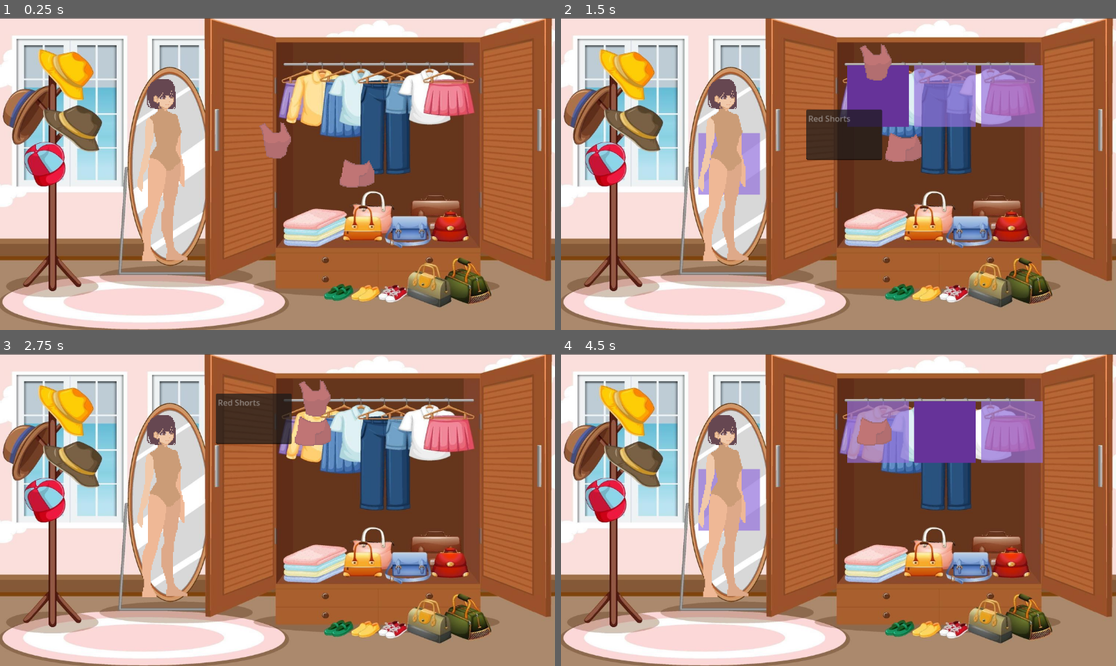
Above: before the commit, frames 1-4 (two rows, left to right).
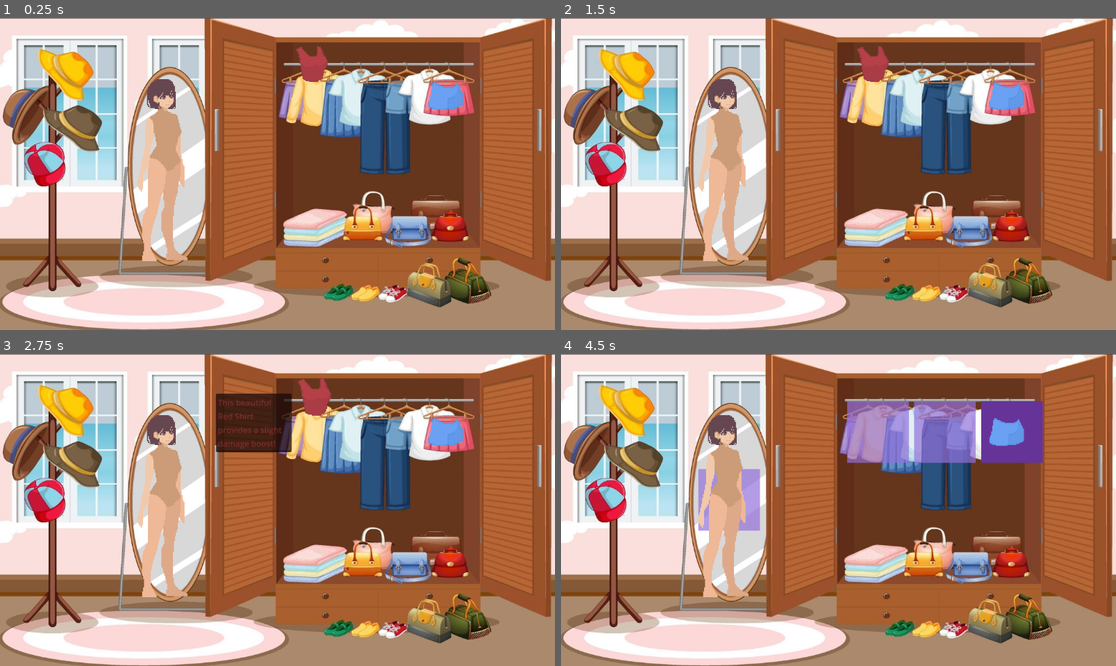
Above: after the commit, the same moments.

Repository: tyler-ross26/Dress-To-Aggress
Game: Godot game, scene res://Scenes/DressUp.tscn
Same seed, same stepped clock (60 frames per second), same inputs: the game is played once before the commit and once after it.
Inputs (mouse positions are in pixels of both pictures, inside the frame that each line leads up to):
- Up to frame 1 (0.25 s): no input
- Up to frame 2 (1.5 s): tap Enter at 0.5 s; drag from (838, 174) to (894, 105) at 0.52 s; drag from (921, 174) to (877, 96) at 1.27 s
- Up to frame 3 (2.75 s): move the mouse to (333, 441) at 2.02 s; tap Space (Space) at 2.1 s; click (333, 441) at 2.17 s
- Up to frame 4 (4.5 s): tap Space (Space) at 2.75, 3.6 s; drag from (810, 572) to (877, 432) at 2.77 s; move the mouse to (1005, 556) at 3.52 s; click (1005, 556) at 3.67 s; tap Enter at 4.25 s; drag from (672, 463) to (877, 432) at 4.27 s

The runs differ from the first frame. In frame 1, 1.7% of the frame differs, in the area x 46-84%, y 8-55%; in frame 2, 10%, in the area x 24-87%, y 8-57%; in frame 3, 2.1%; in frame 4, 4.9%.

Commit message:
changed the wearable resource to include color, and more frames

Diff:
--- /dev/null
+++ b/Assets/Resources/blueShorts.tres
@@ -0,0 +1,40 @@
+[gd_resource type="Resource" script_class="Wearable" load_steps=13 format=3 uid="uid://c4w8betwkiqn6"]
+
+[ext_resource type="Texture2D" uid="uid://d0xs70xxi4iyo" path="res://Assets/Sprites/Clothing Frames/shorts/Idle Frames/IdleShorts0.png" id="1_3wyrq"]
+[ext_resource type="Texture2D" uid="uid://1wdqy8qirfwq" path="res://Assets/Sprites/Clothing Frames/shorts/Idle Frames/IdleShorts1.png" id="2_dql5r"]
+[ext_resource type="Texture2D" uid="uid://bya83yk4rh1ch" path="res://Assets/Sprites/Clothing Frames/shorts/Kick Frames/KickShorts1.png" id="3_80xte"]
+[ext_resource type="Texture2D" uid="uid://dnqn33rtbvtnv" path="res://Assets/Sprites/Clothing Frames/shorts/Kick Frames/KickShorts2.png" id="4_5wgah"]
+[ext_resource type="Texture2D" uid="uid://d4mitgebpydng" path="res://Assets/Sprites/Clothing Frames/shorts/Mirror Frames/FinalizedModelShorts.png" id="5_kng2a"]
+[ext_resource type="Texture2D" uid="uid://ciryr3n1rmcx3" path="res://Assets/Sprites/Clothing Frames/shorts/Punch Frames/PunchShorts1.png" id="6_hjwwy"]
+[ext_resource type="Texture2D" uid="uid://c6uluxe0ri1n2" path="res://Assets/Sprites/Clothing Frames/shorts/Punch Frames/PunchShorts2.png" id="7_xks10"]
+[ext_resource type="Script" uid="uid://0bwef23hrt6j" path="res://Scripts/Wearable.gd" id="8_2lvtc"]
+[ext_resource type="Texture2D" uid="uid://dt0wevvnr3yc5" path="res://Assets/Sprites/Clothing Frames/shorts/Walk Frames/WalkShorts0.png" id="9_mcgf5"]
+[ext_resource type="Texture2D" uid="uid://6k8jn617wuij" path="res://Assets/Sprites/Clothing Frames/shorts/Walk Frames/WalkShorts1.png" id="10_02cr0"]
+[ext_resource type="Texture2D" uid="uid://ba15hnj8q5iv0" path="res://Assets/Sprites/Clothing Frames/shorts/Walk Frames/WalkShorts2.png" id="11_bhbvr"]
+[ext_resource type="Texture2D" uid="uid://chm5wcjr3hyc6" path="res://Assets/Sprites/Clothing Frames/shorts/Walk Frames/WalkShorts3.png" id="12_a5kab"]
+
+[resource]
+script = ExtResource("8_2lvtc")
+ClothingType = "LEGWEAR"
+Rarity = "COMMON"
+attackDamageChange = 0.0
+defenseChange = 0.0
+stylePoints = 0
+styleMultiplier = 0.0
+speedChange = 0.0
+outfitSet = "Basic"
+outfitPattern = "Solid"
+description = "blue Shorts"
+color = Color(0.488366, 0.688831, 0.989314, 1)
+mirrorPose = ExtResource("5_kng2a")
+idlePose0 = ExtResource("1_3wyrq")
+idlePose1 = ExtResource("2_dql5r")
+walkPose0 = ExtResource("9_mcgf5")
+walkPose1 = ExtResource("10_02cr0")
+walkPose2 = ExtResource("11_bhbvr")
+walkPose3 = ExtResource("12_a5kab")
+kickPose0 = ExtResource("3_80xte")
+kickPose1 = ExtResource("4_5wgah")
+punchPose0 = ExtResource("6_hjwwy")
+punchPose1 = ExtResource("7_xks10")
+metadata/_custom_type_script = "uid://0bwef23hrt6j"
--- a/Assets/Resources/redShirt.tres
+++ b/Assets/Resources/redShirt.tres
@@ -1,13 +1,23 @@
-[gd_resource type="Resource" script_class="Wearable" load_steps=3 format=3 uid="uid://c7mkbose27gt7"]
+[gd_resource type="Resource" script_class="Wearable" load_steps=13 format=3 uid="uid://c7mkbose27gt7"]
 
 [ext_resource type="Script" uid="uid://0bwef23hrt6j" path="res://Scripts/Wearable.gd" id="1_nim6y"]
-[ext_resource type="Texture2D" uid="uid://bdjjd5fv1j1e" path="res://Assets/Sprites/FinalizedModelTankTop.png" id="1_qgfuw"]
+[ext_resource type="Texture2D" uid="uid://befe1kgue6m5d" path="res://Assets/Sprites/Clothing Frames/TankTop/Idle Frames/IdleTankTop0.png" id="1_yxoa5"]
+[ext_resource type="Texture2D" uid="uid://c8dedxku14gmt" path="res://Assets/Sprites/Clothing Frames/TankTop/Idle Frames/IdleTankTop1.png" id="2_n2fyi"]
+[ext_resource type="Texture2D" uid="uid://cxv8l604cup7c" path="res://Assets/Sprites/Clothing Frames/TankTop/Kick Frames/KickTankTop1.png" id="3_qqcjm"]
+[ext_resource type="Texture2D" uid="uid://c6fm3kr4h78pm" path="res://Assets/Sprites/Clothing Frames/TankTop/Kick Frames/KickTankTop2.png" id="4_jqm8b"]
+[ext_resource type="Texture2D" uid="uid://bcmoamei1rl4v" path="res://Assets/Sprites/Clothing Frames/TankTop/Punch Frames/PunchTankTop1.png" id="5_jpfla"]
+[ext_resource type="Texture2D" uid="uid://5by10m7sf0jw" path="res://Assets/Sprites/Clothing Frames/TankTop/Mirror Frames/FinalizedModelTankTop.png" id="5_n2fyi"]
+[ext_resource type="Texture2D" uid="uid://ddcp6eyf42nte" path="res://Assets/Sprites/Clothing Frames/TankTop/Punch Frames/PunchTankTop2.png" id="6_20lay"]
+[ext_resource type="Texture2D" uid="uid://cucscdajnr4nq" path="res://Assets/Sprites/Clothing Frames/TankTop/Walk Frames/WalkTankTop0.png" id="8_kuvyb"]
+[ext_resource type="Texture2D" uid="uid://dxepgjv0aomr1" path="res://Assets/Sprites/Clothing Frames/TankTop/Walk Frames/WalkTankTop1.png" id="9_fpc6x"]
+[ext_resource type="Texture2D" uid="uid://d2b4exycwbjvf" path="res://Assets/Sprites/Clothing Frames/TankTop/Walk Frames/WalkTankTop2.png" id="10_bki2l"]
+[ext_resource type="Texture2D" uid="uid://veq4symhd1wh" path="res://Assets/Sprites/Clothing Frames/TankTop/Walk Frames/WalkTankTop3.png" id="11_hxp4p"]
 
 [resource]
 script = ExtResource("1_nim6y")
 ClothingType = "SHIRT"
 Rarity = "COMMON"
-attackDamageChange = 5
+attackDamageChange = 0.0
 defenseChange = 0.0
 stylePoints = 5
 styleMultiplier = 1.0
@@ -15,5 +25,16 @@
 outfitSet = "Basic"
 outfitPattern = "Solid"
 description = "This beautiful Red Shirt provides a slight damage boost!"
-idlePose = ExtResource("1_qgfuw")
+color = Color(0.841055, 0.274343, 0.295563, 1)
+mirrorPose = ExtResource("5_n2fyi")
+idlePose0 = ExtResource("1_yxoa5")
+idlePose1 = ExtResource("2_n2fyi")
+walkPose0 = ExtResource("8_kuvyb")
+walkPose1 = ExtResource("9_fpc6x")
+walkPose2 = ExtResource("10_bki2l")
+walkPose3 = ExtResource("11_hxp4p")
+kickPose0 = ExtResource("3_qqcjm")
+kickPose1 = ExtResource("4_jqm8b")
+punchPose0 = ExtResource("5_jpfla")
+punchPose1 = ExtResource("6_20lay")
 metadata/_custom_type_script = "uid://0bwef23hrt6j"
--- a/Assets/Resources/red_pants.tres
+++ /dev/null
@@ -1,19 +0,0 @@
-[gd_resource type="Resource" script_class="Wearable" load_steps=3 format=3 uid="uid://c4w8betwkiqn6"]
-
-[ext_resource type="Texture2D" uid="uid://cch084ap4rc7h" path="res://Assets/Sprites/FinalizedModelShorts.png" id="1_at7p6"]
-[ext_resource type="Script" uid="uid://0bwef23hrt6j" path="res://Scripts/Wearable.gd" id="1_xjuxa"]
-
-[resource]
-script = ExtResource("1_xjuxa")
-ClothingType = "LEGWEAR"
-Rarity = "COMMON"
-attackDamageChange = 0.0
-defenseChange = 0.0
-stylePoints = 0
-styleMultiplier = 0.0
-speedChange = 0.0
-outfitSet = "Basic"
-outfitPattern = "Solid"
-description = "Red Shorts"
-idlePose = ExtResource("1_at7p6")
-metadata/_custom_type_script = "uid://0bwef23hrt6j"
--- a/Scenes/DressUp.tscn
+++ b/Scenes/DressUp.tscn
@@ -5,7 +5,7 @@
 [ext_resource type="PackedScene" uid="uid://cvacyegnnbes0" path="res://Scenes/object.tscn" id="2_tlwt5"]
 [ext_resource type="PackedScene" uid="uid://cnlqn7i6s4r" path="res://Scenes/platform.tscn" id="3_tlwt5"]
 [ext_resource type="Texture2D" uid="uid://bxsk4wbibm2yg" path="res://Assets/Sprites/Model1.png" id="5_icb47"]
-[ext_resource type="Resource" uid="uid://c4w8betwkiqn6" path="res://Assets/Resources/red_pants.tres" id="6_c28ve"]
+[ext_resource type="Resource" uid="uid://c4w8betwkiqn6" path="res://Assets/Resources/blueShorts.tres" id="6_c28ve"]
 
 [sub_resource type="RectangleShape2D" id="RectangleShape2D_aqk2v"]
 size = Vector2(1151, 52)
@@ -46,21 +46,9 @@
 scale = Vector2(2, 2)
 texture = ExtResource("5_icb47")
 
-[node name="Object" parent="." instance=ExtResource("2_tlwt5")]
+[node name="shirt" parent="." instance=ExtResource("2_tlwt5")]
+position = Vector2(76, -159)
 
-[node name="Sprite2D" parent="Object" index="0"]
-modulate = Color(0.885915, 0.498239, 0.478001, 1)
-texture_filter = 1
-scale = Vector2(2, 2)
-
-[node name="Object2" parent="." instance=ExtResource("2_tlwt5")]
-position = Vector2(173, 0)
+[node name="shorts" parent="." instance=ExtResource("2_tlwt5")]
+position = Vector2(357, -161)
 current_wearable = ExtResource("6_c28ve")
-
-[node name="Sprite2D" parent="Object2" index="0"]
-modulate = Color(0.885915, 0.498239, 0.478001, 1)
-texture_filter = 1
-scale = Vector2(2, 2)
-
-[editable path="Object"]
-[editable path="Object2"]
--- a/Scenes/object.gd
+++ b/Scenes/object.gd
@@ -12,10 +12,11 @@
 @export var current_wearable: Wearable # WILL ERROR IF NO WEARABLE PRESENT
 
 func _ready():
+	self.modulate = current_wearable.get_color()
 	stat_box = get_child(2)
 	stat_box.visible = false
 	stat_box.text = current_wearable.get_description()
-	$Sprite2D.texture = current_wearable.get_idle_pose()
+	$Sprite2D.texture = current_wearable.get_mirror_pose()
 
 	#
 #func _process(delta):
--- a/Scenes/object.tscn
+++ b/Scenes/object.tscn
@@ -11,7 +11,8 @@
 current_wearable = ExtResource("3_uwcgf")
 
 [node name="Sprite2D" type="Sprite2D" parent="."]
-scale = Vector2(0.1, 0.1)
+texture_filter = 1
+scale = Vector2(2, 2)
 
 [node name="Area2D" type="Area2D" parent="."]
 gravity_space_override = 1
--- a/Scripts/Wearable.gd
+++ b/Scripts/Wearable.gd
@@ -16,13 +16,21 @@
 @export var outfitSet: String
 @export var outfitPattern: String
 @export var description: String
+@export var color: Color
 
 @export_category("Animation Frames")
-@export var idlePose: Texture2D
+@export var mirrorPose: Texture2D
+@export var idlePose0: Texture2D
+@export var idlePose1: Texture2D
+@export var walkPose0: Texture2D
 @export var walkPose1: Texture2D
+@export var walkPose2: Texture2D
+@export var walkPose3: Texture2D
+@export var kickPose0: Texture2D
+@export var kickPose1: Texture2D
+@export var punchPose0: Texture2D
+@export var punchPose1: Texture2D
 @export var blockPose: Texture2D
-@export var kickPose: Texture2D
-@export var punchPose: Texture2D
 @export var hurtPose: Texture2D
 @export var Pose28: Texture2D
 
@@ -56,20 +64,26 @@
 func get_description() -> String:
 	return description
 
+func get_color() -> Color:
+	return color
+
+func get_mirror_pose() -> Texture2D:
+	return mirrorPose
+
 func get_idle_pose() -> Texture2D:
-	return idlePose
+	return idlePose0
 
-func get_walk_pose1() -> Texture2D:
-	return walkPose1
+func get_walk_pose() -> Texture2D:
+	return walkPose0
 
 func get_block_pose() -> Texture2D:
 	return blockPose
 
 func get_kick_pose() -> Texture2D:
-	return kickPose
+	return kickPose0
 
 func get_punch_pose() -> Texture2D:
-	return punchPose
+	return punchPose0
 
 func get_hurt_pose() -> Texture2D:
 	return hurtPose
Binary file added: Assets/Sprites/Clothing Frames/TankTop/Idle Frames/IdleTankTop0.png
Not shown, added: Assets/Sprites/Clothing Frames/TankTop/Idle Frames/IdleTankTop0.png.import
Binary file added: Assets/Sprites/Clothing Frames/TankTop/Idle Frames/IdleTankTop1.png
Not shown, added: Assets/Sprites/Clothing Frames/TankTop/Idle Frames/IdleTankTop1.png.import
Binary file added: Assets/Sprites/Clothing Frames/TankTop/Kick Frames/KickTankTop0.png
Not shown, added: Assets/Sprites/Clothing Frames/TankTop/Kick Frames/KickTankTop0.png.import
Binary file added: Assets/Sprites/Clothing Frames/TankTop/Kick Frames/KickTankTop1.png
Not shown, added: Assets/Sprites/Clothing Frames/TankTop/Kick Frames/KickTankTop1.png.import
Binary file added: Assets/Sprites/Clothing Frames/TankTop/Kick Frames/KickTankTop2.png
Not shown, added: Assets/Sprites/Clothing Frames/TankTop/Kick Frames/KickTankTop2.png.import
Binary file added: Assets/Sprites/Clothing Frames/TankTop/Mirror Frames/FinalizedModelTankTop.png
Not shown, added: Assets/Sprites/Clothing Frames/TankTop/Mirror Frames/FinalizedModelTankTop.png.import
(and 40 more such lines)
